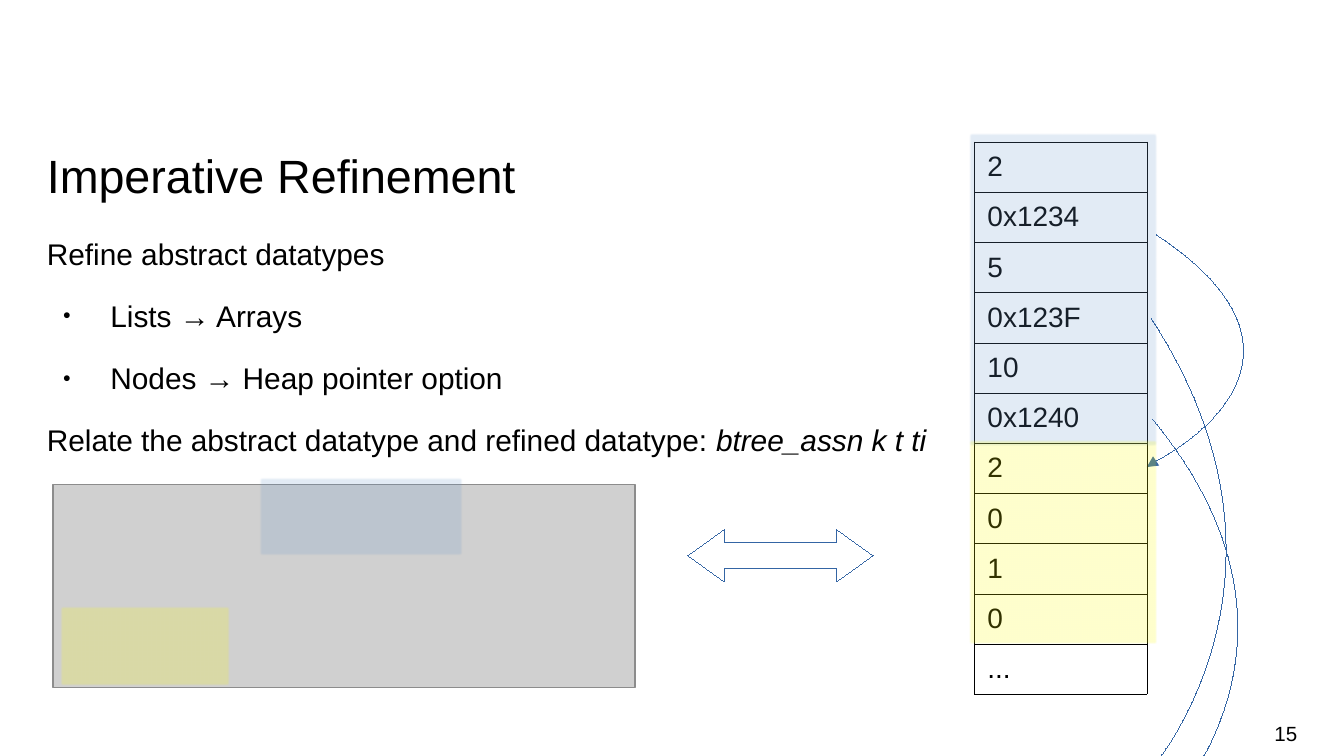
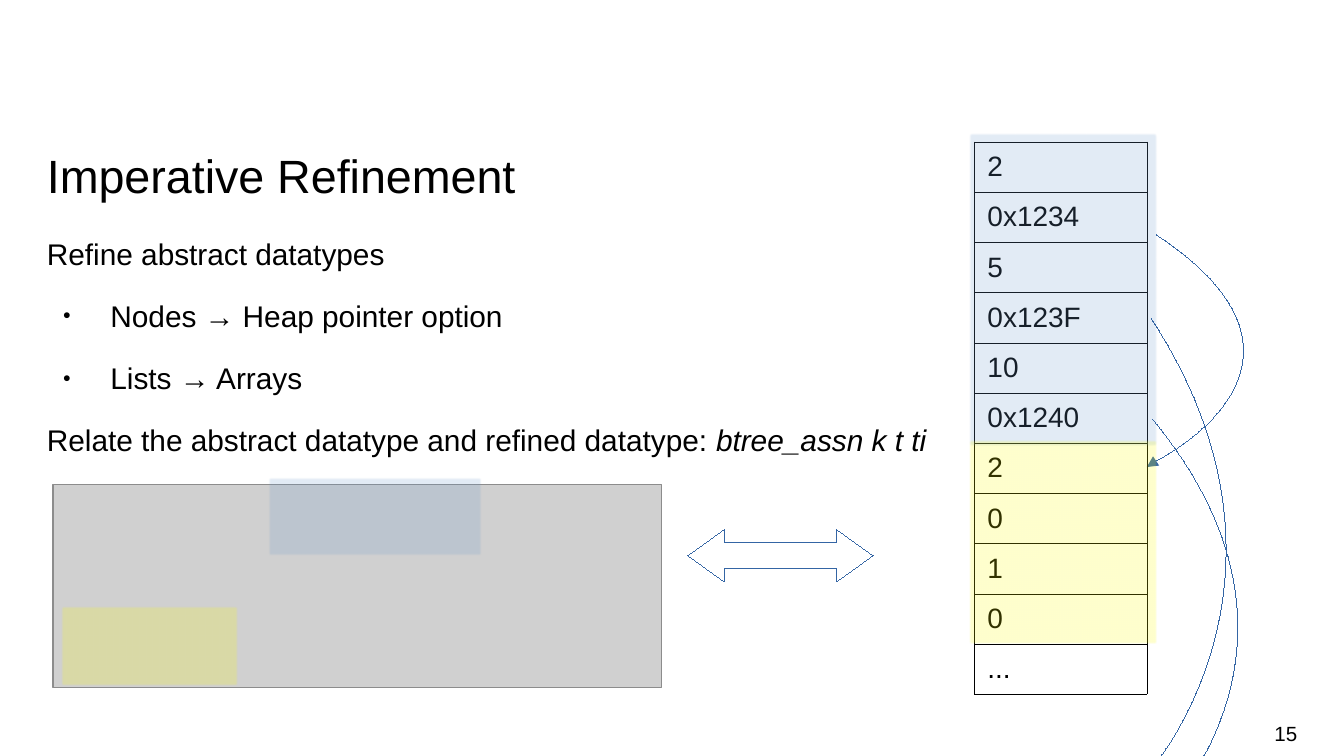
Before and after one commit to nielstron/btrees-thesis, a slide deck: slide 15 of colloqium.odp. Drawn at 1344x756 pixels with LibreOffice and Linux fonts; fonts in the diff are those of the drawing; grey boxes stand for pictures. Boxes give left, top, right and bottom in pixels: in the first picture for what was removed or moved away, otherwise in the second. Text is boxed around its words. In the diff, an @@ line names an element or a change of style, - is before the commit and + after.

```diff
--- a/colloqium.odp
+++ b/colloqium.odp
@@ text at <box>110,305,502,332</box>: paragraph added @@
+● Nodes → Heap pointer option
@@ text at <box>110,367,502,395</box>: paragraph removed @@
-● Nodes → Heap pointer option
@@ rectangle: place and size @@
-rectangle at <box>258,476,464,556</box>
+rectangle at <box>267,476,482,556</box>
@@ picture: place and size @@
-picture at <box>52,484,634,687</box>
+picture at <box>52,484,661,687</box>
@@ rectangle: place and size @@
-rectangle at <box>59,606,230,687</box>
+rectangle at <box>60,606,239,687</box>
```
Also in this commit, not shown: 3 other slides changed.
